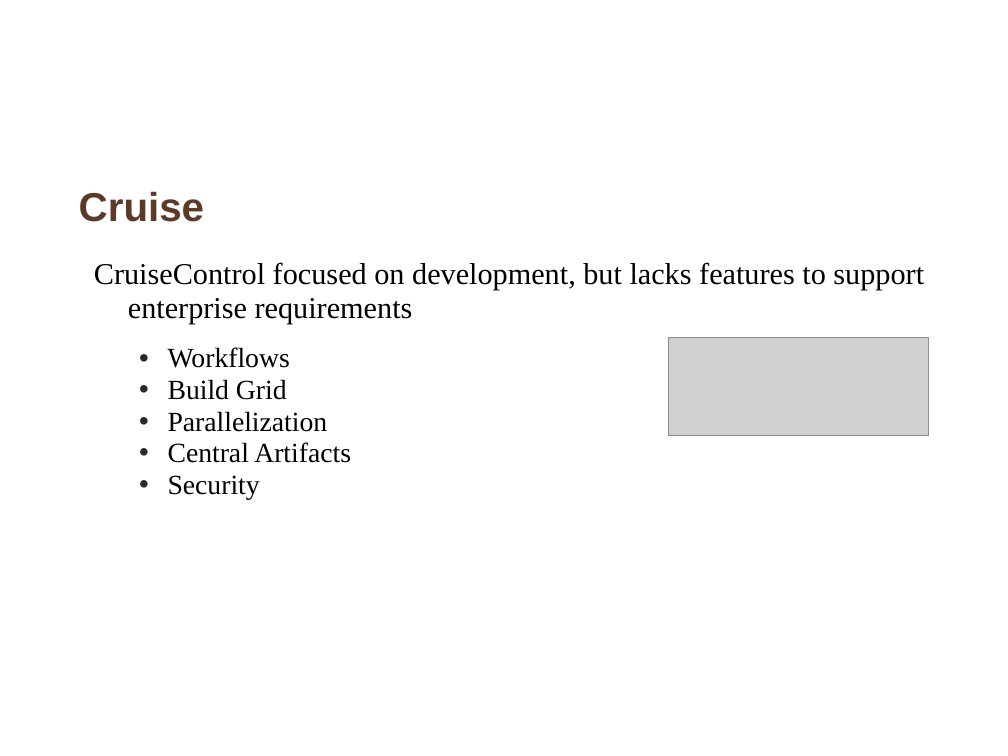
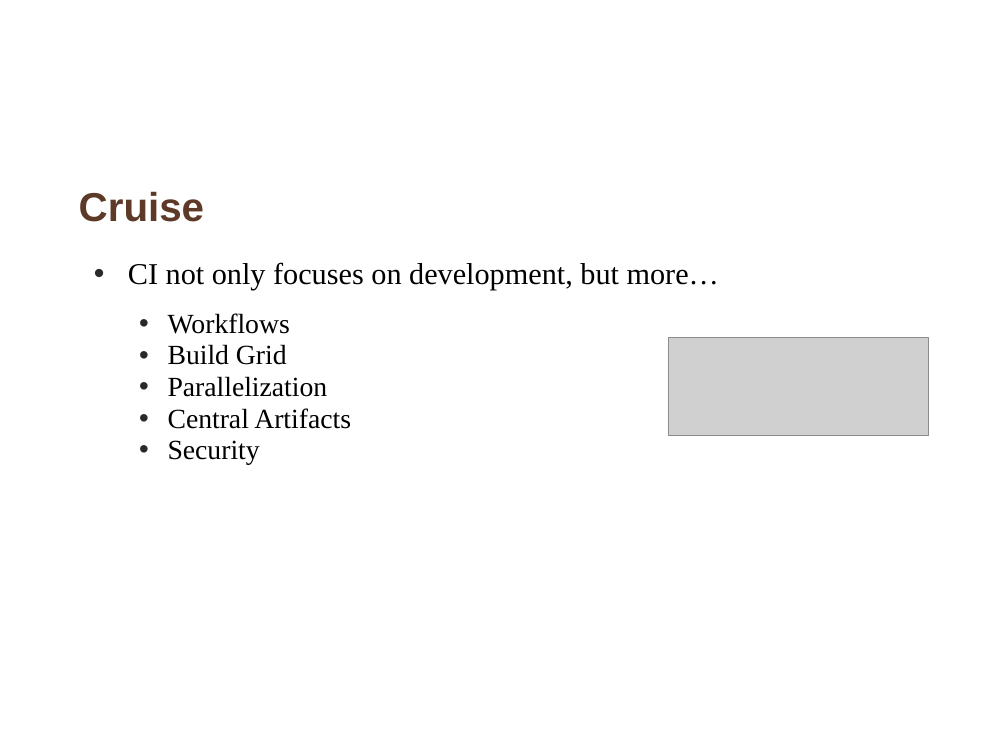
Before and after one commit to whimet/cruisetraining, a slide deck: slide 16 of Introduction_continuous_integration.ppt (slide 15 before the commit). Drawn at 1008x756 pixels with LibreOffice and Linux fonts; fonts in the diff are those of the drawing; grey boxes stand for pictures; background and template pictures are left out. Boxes give left, top, right and bottom in pixels: in the first picture for what was removed or moved away, otherwise in the second. Text is boxed around its words. In the diff, an @@ line names an element or a change of style, - is before the commit and + after.

```diff
--- a/Introduction_continuous_integration.ppt
+++ b/Introduction_continuous_integration.ppt
@@ text at [128,262,719,289]: text changed @@
-  CruiseControl focused on development, but lacks features to support enterprise requirements
+  • CI not only focuses on development, but more…
```
Also in this commit, not shown: 5 other slides changed, 1 slide added, 1 other file.
